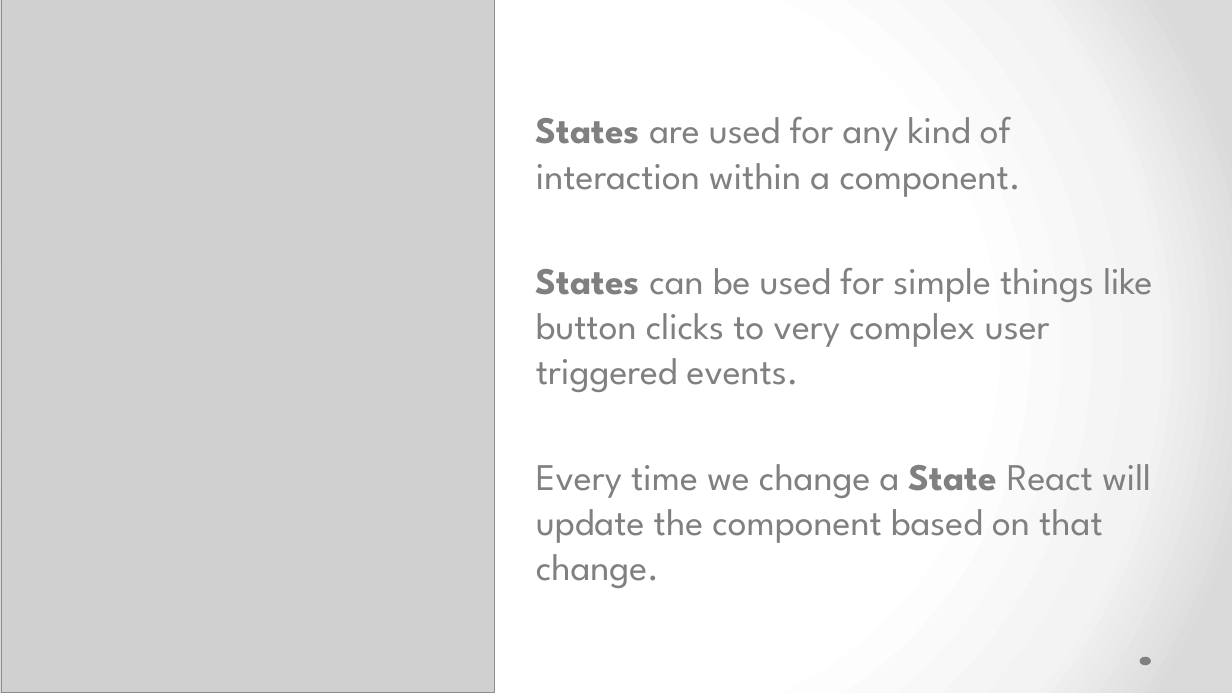
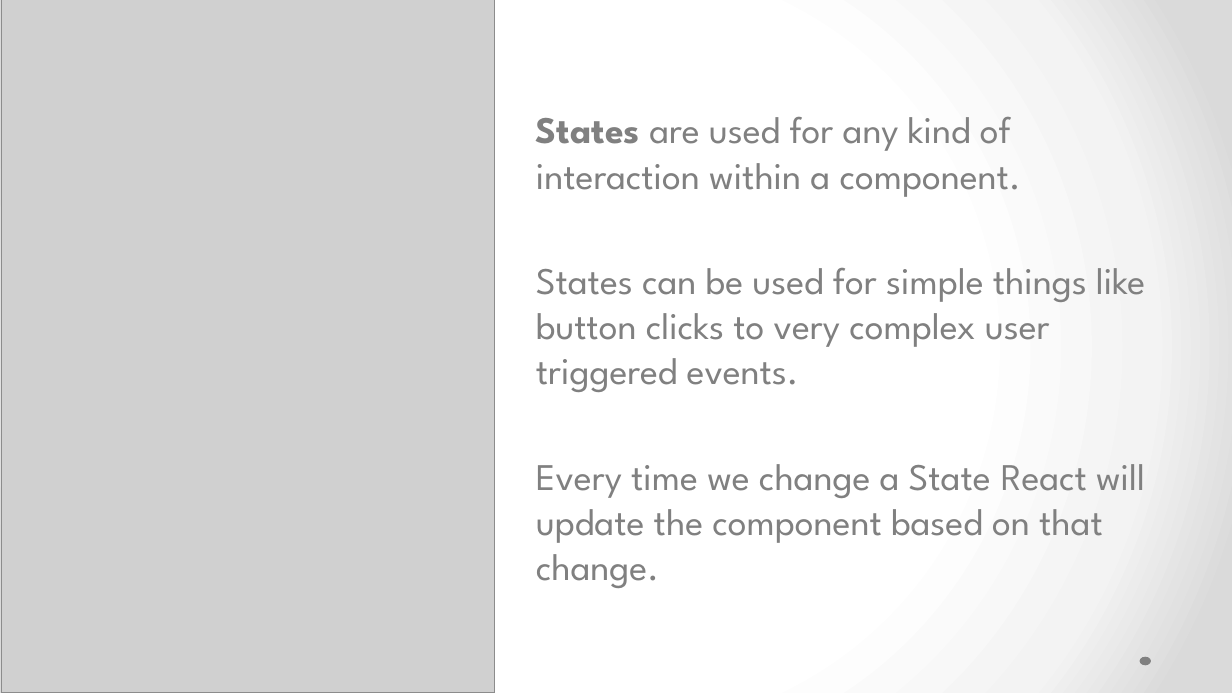
Before and after one commit to MirzaLeka/ReactLab, a slide deck: slide 37 of React js AP LAB.pptx. Drawn at 1232x693 pixels with LibreOffice and Linux fonts; fonts in the diff are those of the drawing; grey boxes stand for pictures. Boxes give left, top, right and bottom in pixels: in the first picture for what was removed or moved away, otherwise in the second. Text is boxed around its words. In the diff, an @@ line names an element or a change of style, - is before the commit and + after.

```diff
--- a/React js AP LAB.pptx
+++ b/React js AP LAB.pptx
@@ text at box(536, 268, 1145, 588): bold off in "States", "State" @@
```
Also in this commit, not shown: 16 other slides changed, 2 other files.
